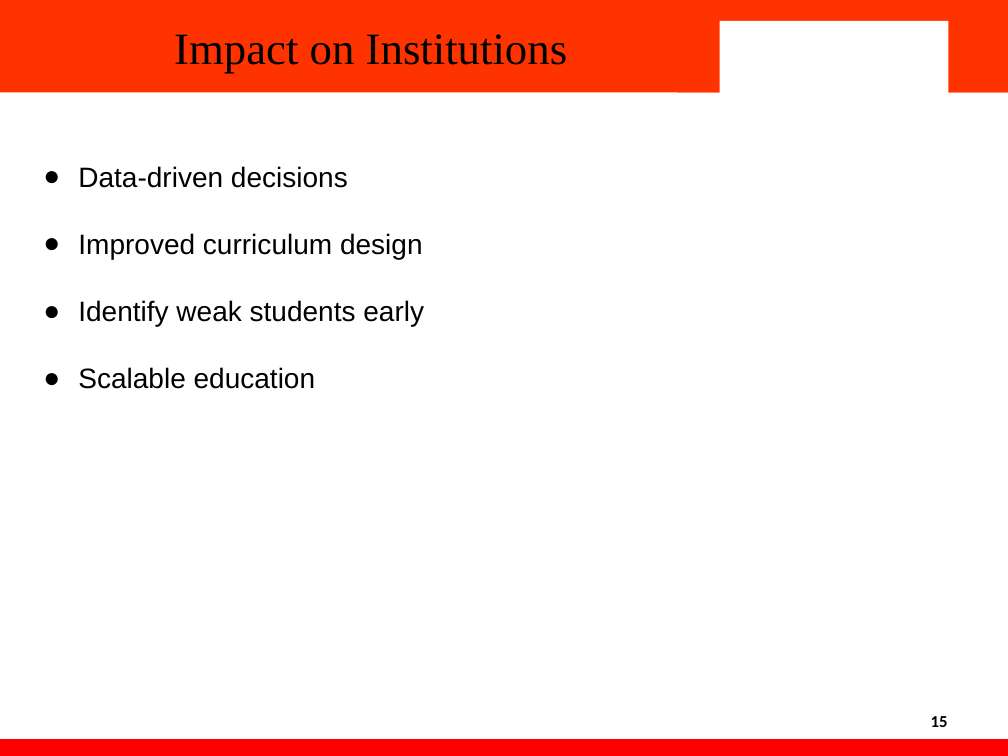
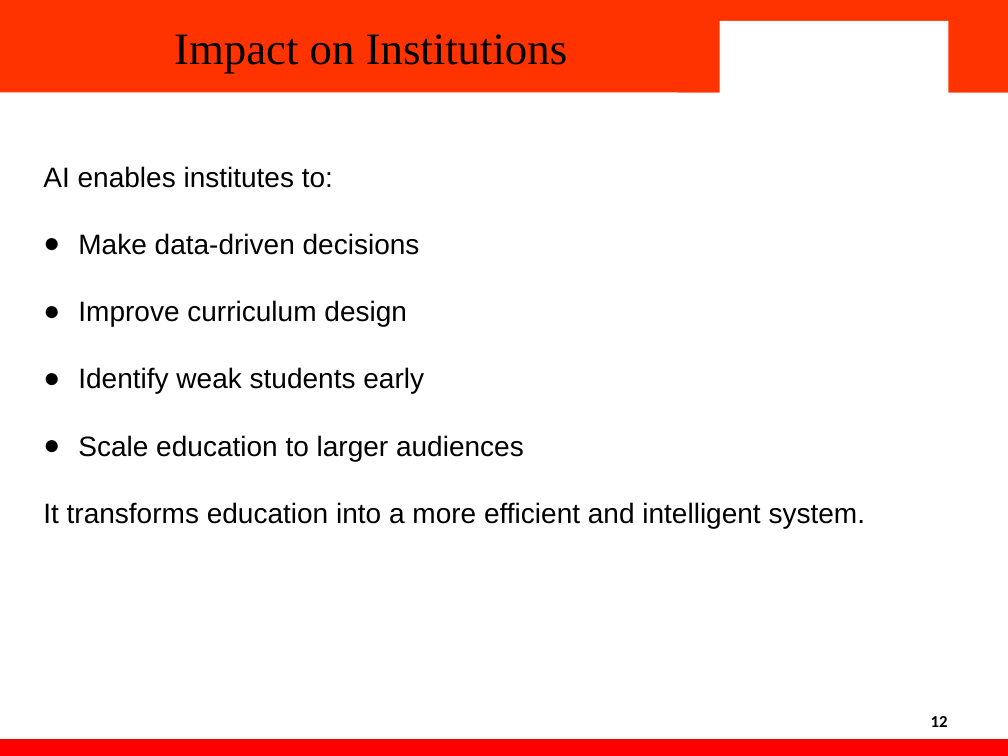
Before and after one commit to Heykrishna/impact-of-ai-on-education, a slide deck: slide 12 of PPT/Final.pptx (slide 15 before the commit). Drawn at 1008x756 pixels with LibreOffice and Linux fonts; fonts in the diff are those of the drawing; background and template pictures are left out. Boxes give left, top, right and bottom in pixels: in the first picture for what was removed or moved away, otherwise in the second. Text is boxed around its words. In the diff, an @@ line names an element or a change of style, - is before the commit and + after.

```diff
--- a/PPT/Final.pptx
+++ b/PPT/Final.pptx
@@ text at (43, 166, 420, 326): text changed @@
-● Data-driven decisions
-● Improved curriculum design
+AI enables institutes to:
+● Make data-driven decisions
+● Improve curriculum design
@@ text at (43, 435, 866, 528): text changed @@
-● Scalable education
+● Scale education to larger audiences
+It transforms education into a more efficient and intelligent system.
@@ page number at (931, 716, 948, 727): text changed @@
-15
+12
```
Also in this commit, not shown: 16 other slides changed, 3 slides removed.
